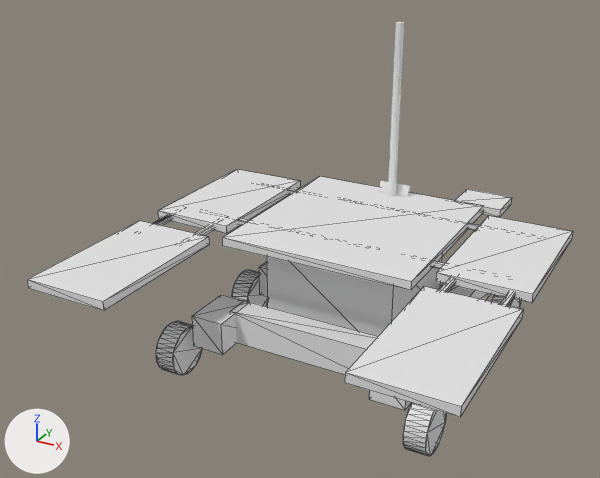
The glTF model assets/rfr_body_nodrill.glb, before and after one commit.
Rendered twice from a camera (50 mm lens) standing at (1.9, -4.19, 2.72) and looking at (-0.18, -0.4, 0.83). Arrows for +X, +Y and +Z are at lower left; the lights stay in place. Mesh edges are drawn as thin lines on the coarser meshes. Where no turn or scale is listed for an object, it has been applied to the vertices. Vertices at the same position are counted once.

Script lines for the objects in view, before the commit:
```python
ob_bathtub = bpy.data.objects.new('bathtub', me_cube_005)
ob_bathtub.parent = ob_body
ob_bathtub.location = (0.0, 0.0, 0.48)
ob_bathtub.scale = (0.4, 0.4, 0.3)
ob_bogey_b = bpy.data.objects.new('bogey_b', me_cube_016)
ob_bogey_b.location = (-0.56, -0.658, 0.3)
ob_mast = bpy.data.objects.new('mast', me_cylinder)
ob_mast.location = (0.0, 0.5, 1.35)
ob_wheel_lb = bpy.data.objects.new('wheel_lb', me_cylinder_004)
ob_wheel_lb.location = (-0.77, -0.8, 0.15)
ob_wheel_lm = bpy.data.objects.new('wheel_lm', me_cylinder_006)
ob_wheel_lm.location = (-0.77, 0.0, 0.15)
ob_wheel_rb = bpy.data.objects.new('wheel_rb', me_cylinder_001)
ob_wheel_rb.location = (0.77, -0.8, 0.15)
ob_wheel_rf = bpy.data.objects.new('wheel_rf', me_cylinder_002)
ob_wheel_rf.location = (0.77, 0.65, 0.15)
# also in view: 'deck' at (0.0, -0.34, 0.8)
```
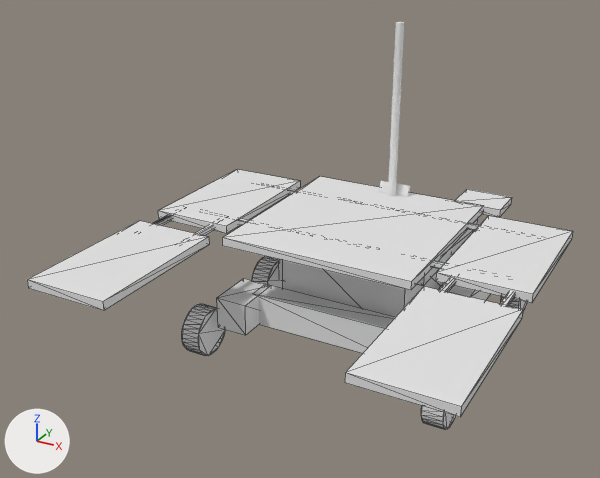
Diff of the bpy script that builds the scene:
```diff
--- a/assets/rfr_body_nodrill.glb.py
+++ b/assets/rfr_body_nodrill.glb.py
@@ me_cube_005 @@
 me_cube_005.from_pydata(...)  # 8 vertices, 12 faces; spans x -1.0..1.0, y -1.0..1.0, z -1.0..1.0
 # used by ob_bathtub; parent = ob_body; location = (0.0, 0.0, 0.48); scale = (0.4, 0.4, 0.3)
+# me_cube_005 part 1: a new loose piece, a box spanning x -0.73..0.73, y -0.74..0.99, z -10.96..1.04
@@ ob_bathtub @@
 ob_bathtub.parent = ob_body
-ob_bathtub.location = (0.0, 0.0, 0.48)
-ob_bathtub.scale = (0.4, 0.4, 0.3)
+ob_bathtub.location = (0.0, 0.126, 0.728)
+ob_bathtub.scale = (0.55, 0.463, 0.05)
@@ ob_bogey_b @@
 ob_bogey_b = bpy.data.objects.new('bogey_b', me_cube_016)
-ob_bogey_b.location = (-0.56, -0.658, 0.3)
+ob_bogey_b.location = (-0.56, -0.408, 0.3)
@@ ob_wheel_lb @@
 ob_wheel_lb = bpy.data.objects.new('wheel_lb', me_cylinder_004)
-ob_wheel_lb.location = (-0.77, -0.8, 0.15)
+ob_wheel_lb.location = (-0.77, -0.55, 0.15)
@@ ob_wheel_lm @@
 ob_wheel_lm = bpy.data.objects.new('wheel_lm', me_cylinder_006)
-ob_wheel_lm.location = (-0.77, 0.0, 0.15)
+ob_wheel_lm.location = (-0.77, 0.25, 0.15)
@@ ob_wheel_rb @@
 ob_wheel_rb = bpy.data.objects.new('wheel_rb', me_cylinder_001)
-ob_wheel_rb.location = (0.77, -0.8, 0.15)
+ob_wheel_rb.location = (0.77, -0.55, 0.15)
@@ ob_wheel_rf @@
 ob_wheel_rf = bpy.data.objects.new('wheel_rf', me_cylinder_002)
-ob_wheel_rf.location = (0.77, 0.65, 0.15)
+ob_wheel_rf.location = (0.77, 0.9, 0.15)
```

Boxes [x1, y1, x2, y2] around the edits, measured in the pictures (600 x 478 px):
'bogey_b', moved: before [192, 295, 411, 410]; after [217, 278, 395, 353]
'bathtub', reshaped, moved, rescaled: before [267, 257, 442, 336]; after [283, 219, 478, 317]
'wheel_lb', moved: before [156, 321, 202, 375]; after [182, 303, 225, 356]
'wheel_rb', moved: before [403, 403, 446, 456]; after [421, 406, 455, 430]
'wheel_lm', moved: before [232, 270, 268, 306]; after [252, 256, 283, 288]
'wheel_rf', moved: before [492, 295, 521, 308]; after [501, 296, 527, 311]
part 1 of me_cube_005, added: after [283, 260, 447, 317]
